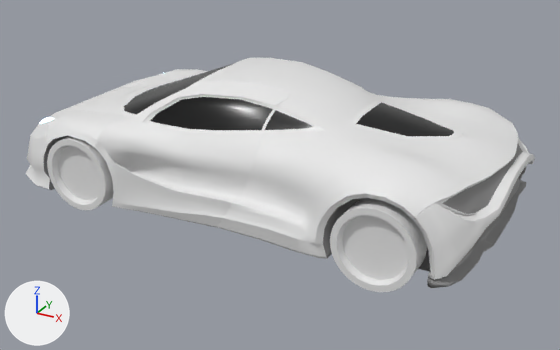
The FBX model Assets/Models/lorens.fbx as it was, and as the next commit left it.
The view is the same before and after, from a 50 mm lens placed at (3.45, -5.7, 3.1), pointed at (0.34, -0.05, 0.27). Lighting does not change. The marker at lower left points along +X, +Y and +Z. The picture after the commit comes second. Where no turn or scale is listed for an object, it has been applied to the vertices.

Objects in the first picture: 'Chassi', 'wheel.002', 'wheel.003'.
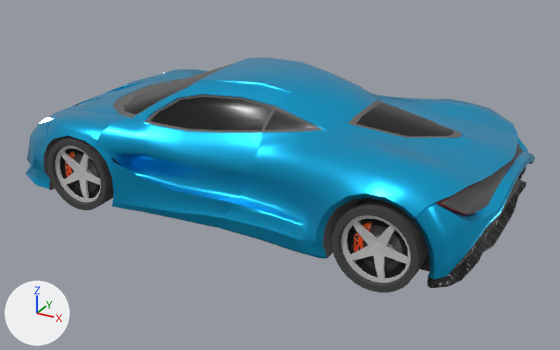
Where the newer file only moved an object's origin or applied its transform, the numbers keep the older frame.

What changed in the scene script:
```text
Change mat_body:
    mat_body.base_color: (0.8, 0.8, 0.8) -> (0.00916, 0.444, 0.8)  # white #e7e7e7 -> cyan #18b2e7
    mat_body.metallic: 0.0 -> 0.827
    mat_body.roughness: 0.5 -> 0.282
Change mat_dark:
    mat_dark.base_color: (0.247, 0.247, 0.247) -> (0.116, 0.116, 0.116)  # grey #888888 -> dark grey #606060
Add mat_grades:
    mat_grades = principled_material('Grades')
    mat_grades.texture = img_mesh_jpg
Add mat_carbon:
    mat_carbon = principled_material('Carbon')
    mat_carbon.texture = img_preview_jpg
Add mat_backlight:
    mat_backlight = principled_material('BackLight')
    mat_backlight.base_color = (0.12, 0.0, 0.00257)  # dark red #610008
Change me_plane_002:
    remove me_plane_002.from_pydata(...)  # 1770 vertices, 1734 faces; spans x -2.12..2.56, y -1.05..1.05, z -0.13..1.01
    add me_plane_002.from_pydata(...)  # 1762 vertices, 1729 faces; spans x -2.12..2.56, y -1.05..1.05, z -0.13..1.01
    me_plane_002 part 4: 1712 kept faces spanning x -2.12..2.56, y -1.05..1.05, z -0.13..1.01 get new texture (UV) coordinates
    me_plane_002 part 5: 72 faces spanning x -1.2..2.07, y -0.76..0.76, z 0.56..0.93 switch from mat_body (white #e7e7e7) to mat_dark (dark grey #606060)
    me_plane_002 part 6: 62 faces spanning x 2.18..2.46, y -0.96..0.96, z 0.39..0.58 switch from mat_body (white #e7e7e7) to mat_backlight (dark red #610008)
    me_plane_002 part 7: 30 faces spanning x -1.97..2.41, y -1.0..1.0, z -0.03..0.18 switch from mat_dark (grey #888888) to mat_grades (picture img_mesh_jpg)
    me_plane_002 part 8: 175 faces spanning x -2.03..2.48, y -1.05..1.05, z -0.1..0.46 switch from mat_dark (grey #888888) to mat_carbon (picture img_preview_jpg)
    edits to the shape of me_plane_002 do not show in these pictures
Change me_cylinder_003:
    used by ob_wheel_003; location = (1.658, -0.953, 0.344); rotation_euler = (0.0, 0.0, 3.142), in degrees (0, 0, 180); scale = (-0.00335, -0.00115, -0.00335)
    remove me_cylinder_003.from_pydata(...)  # 128 vertices, 98 faces; spans x -100.0..100.0, y -100.0..100.0, z -100.0..100.0
    remove me_cylinder_003.materials.append(mat_body)  # white #e7e7e7
    add me_cylinder_003.from_pydata(...)  # 279 vertices, 216 faces; spans x -34.0..34.0, y -11.0..11.0, z -34.0..34.0
    me_cylinder_003 part 2: 279 vertices added at x -34.0..34.0, y -11.0..11.0, z -34.0..34.0
    me_cylinder_003 part 3: 128 vertices removed from x -100.0..100.0, y -100.0..100.0, z -100.0..100.0
    add me_cylinder_003.materials.append(mat_tire)  # dark grey #444444
    add me_cylinder_003.materials.append(mat_breake)  # picture img_brake_jpg
    add me_cylinder_003.materials.append(mat_silver)  # light grey #d7d7d7
Change me_cylinder_001:
    used by ob_wheel_001; location = (1.658, 0.947, 0.344); rotation_euler = (-3.142, 0.0, 0.0), in degrees (-180, 0, 0); scale = (0.00335, 0.00115, 0.00335)
    remove me_cylinder_001.from_pydata(...)  # 128 vertices, 98 faces; spans x -100.0..100.0, y -100.0..100.0, z -100.0..100.0
    add me_cylinder_001.from_pydata(...)  # 279 vertices, 216 faces; spans x -34.0..34.0, y -11.0..11.0, z -34.0..34.0
    me_cylinder_001 part 9: 279 vertices added at x -34.0..34.0, y -11.0..11.0, z -34.0..34.0
    other edits to the shape of me_cylinder_001 do not show in these pictures
    add me_cylinder_001.materials.append(mat_tire)  # dark grey #444444
    add me_cylinder_001.materials.append(mat_breake)  # picture img_brake_jpg
    add me_cylinder_001.materials.append(mat_silver)  # light grey #d7d7d7
Change me_cylinder_002:
    used by ob_wheel_002; location = (-1.15, -0.953, 0.344); rotation_euler = (0.0, 0.0, 3.142), in degrees (0, 0, 180); scale = (-0.00335, -0.00115, -0.00335)
    remove me_cylinder_002.from_pydata(...)  # 128 vertices, 98 faces; spans x -100.0..100.0, y -100.0..100.0, z -100.0..100.0
    add me_cylinder_002.from_pydata(...)  # 279 vertices, 216 faces; spans x -34.0..34.0, y -11.0..11.0, z -34.0..34.0
    me_cylinder_002 part 1: 128 vertices removed from x -100.0..100.0, y -100.0..100.0, z -100.0..100.0
    other edits to the shape of me_cylinder_002 do not show in these pictures
    add me_cylinder_002.materials.append(mat_tire)  # dark grey #444444
    add me_cylinder_002.materials.append(mat_breake)  # picture img_brake_jpg
    add me_cylinder_002.materials.append(mat_silver)  # light grey #d7d7d7
Change ob_wheel_003:
    ob_wheel_003.location: (1.658, -0.953, 0.344) -> (1.671, -0.952, 0.344)
    ob_wheel_003.rotation_euler: (0.0, 0.0, 3.142) -> (0.0, 0.0, -3.142)  # degrees (0, 0, 180) -> degrees (0, 0, -180)
    ob_wheel_003.scale: (-0.00335, -0.00115, -0.00335) -> (-0.01, -0.01, -0.01)
Change ob_wheel_001:
    ob_wheel_001.location: (1.658, 0.947, 0.344) -> (-1.15, -0.952, 0.344)
    ob_wheel_001.scale: (0.00335, 0.00115, 0.00335) -> (-0.01, -0.01, -0.01)
Change ob_wheel_002:
    ob_wheel_002.location: (-1.15, -0.953, 0.344) -> (1.671, 0.947, 0.344)
    ob_wheel_002.scale: (-0.00335, -0.00115, -0.00335) -> (0.01, 0.01, 0.01)
```

Boxes (x1, y1, x2, y2) around the edits, measured in the pictures (560 x 350 px):
'Chassi', recoloured, surface changed (white to cyan): (25, 58, 535, 288) in both
'wheel.003', recoloured, surface changed, reshaped, moved, turned, rescaled (white to black): before (330, 198, 427, 292); after (332, 198, 428, 293)
'wheel.002', moved, rescaled (not visible afterwards): before (47, 136, 114, 211)
'wheel.001', moved, rescaled (not visible before): after (47, 136, 114, 210)
part 2 of me_cylinder_003, added: after (332, 198, 428, 293)
part 3 of me_cylinder_003, deleted: before (330, 198, 427, 292)
part 4 of me_plane_002, surface changed (white to cyan): (25, 58, 535, 288) in both
part 5 of me_plane_002, recoloured: (113, 78, 462, 138) in both
part 6 of me_plane_002, recoloured: (436, 149, 522, 216) in both
part 7 of me_plane_002, recoloured: (442, 205, 508, 278) in both
part 8 of me_plane_002, recoloured: (427, 174, 526, 288) in both
